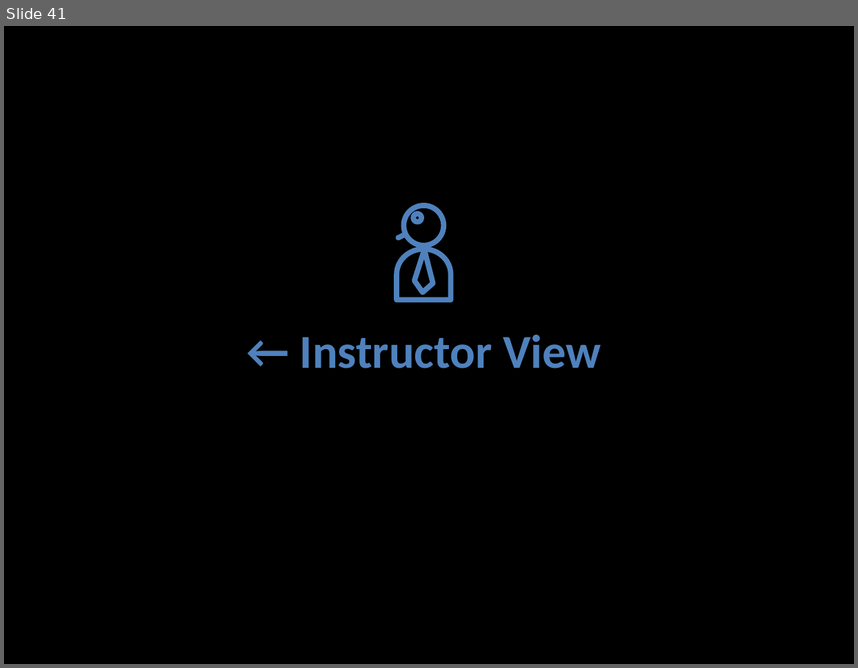
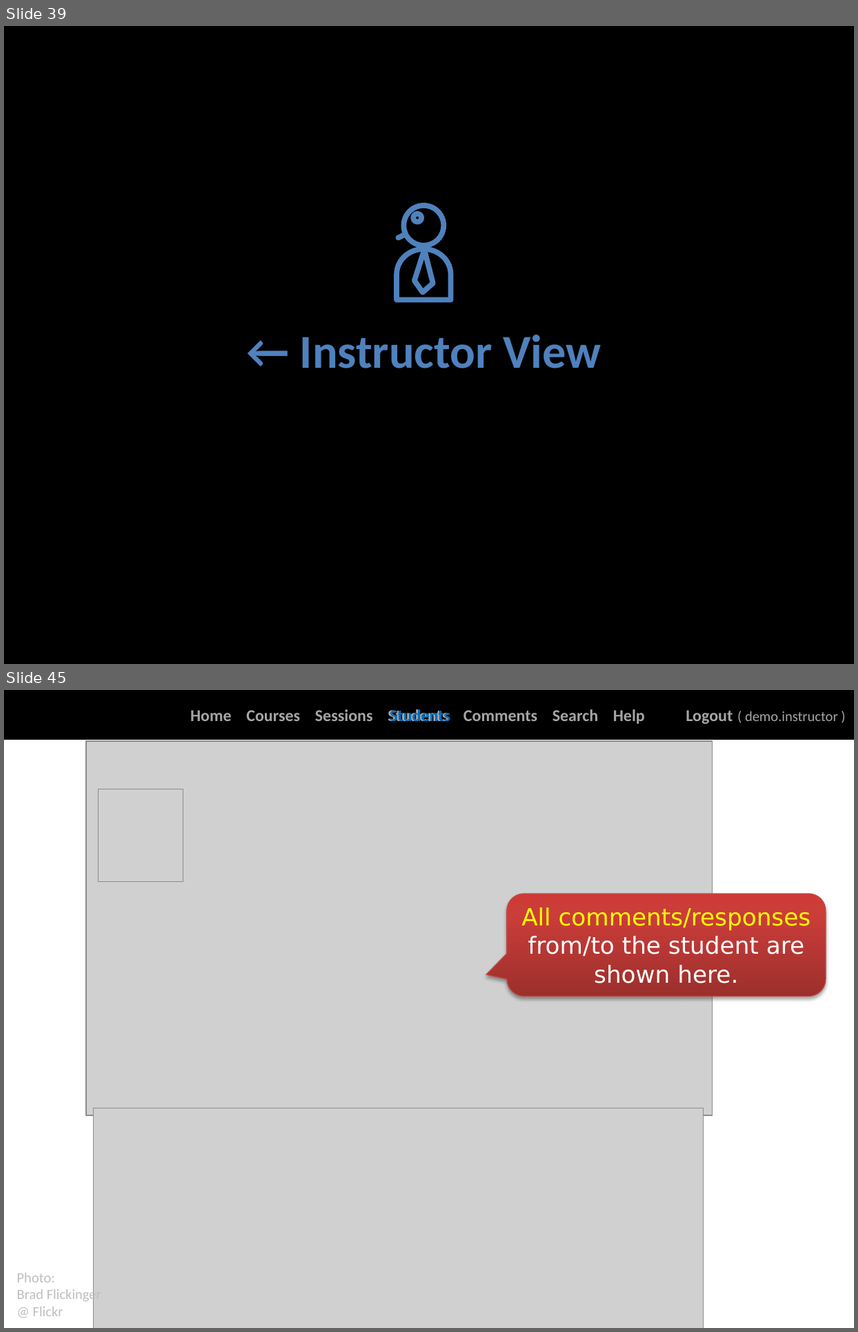
Before and after one commit to TEAMMATES/teammates, a slide deck: doc/video/video tour.pptx. Shown one above the other, each under a label of ours: slide 41 before the commit, slides 39 and 45 after it; the slides between them are not shown. The pictures are 858x668 and 858x1332 pixels, drawn with LibreOffice and Linux fonts; fonts in the diff are those of the drawing; grey boxes stand for pictures; background and template pictures are left out. Boxes give left, top, right and bottom in pixels: in the first picture for what was removed or moved away, otherwise in the second. Text is boxed around its words. In the diff, an @@ line names an element or a change of style, - is before the commit and + after.

```diff
--- a/doc/video/video tour.pptx
+++ b/doc/video/video tour.pptx
@@ slide 45 added at <box>4,690,854,1328</box>, background #FFFFFF @@
@@ rectangle added at <box>4,690,854,739</box>, fill #000000, 14 pt, text #A6A6A6, bold @@
+Home Courses Sessions Students Comments Search Help Logout ( demo.instructor )
@@ text added at <box>390,709,450,721</box>, 14 pt, text #0070C0, bold @@
+Students
@@ picture added at <box>87,741,713,1115</box> @@
@@ picture added at <box>99,789,183,881</box> @@
@@ rounded speech box added at <box>507,893,826,996</box>, fill gradient #9C2F2D to #CB3E3A to #CE3B37, outline #BF4C48 0.75 pt, 20 pt, text #FFFFFF @@
+All comments/responses from/to the student are shown here.
@@ picture added at <box>93,1108,704,1328</box> @@
@@ text added at <box>17,1272,101,1316</box>, 12 pt, text #BFBFBF @@
+Photo:
+Brad Flickinger
+@ Flickr
@@ what was slide 41 is now slide 39 @@
```
Also in this commit, not shown: 18 slides changed, 20 other slides added, 29 slides removed.
